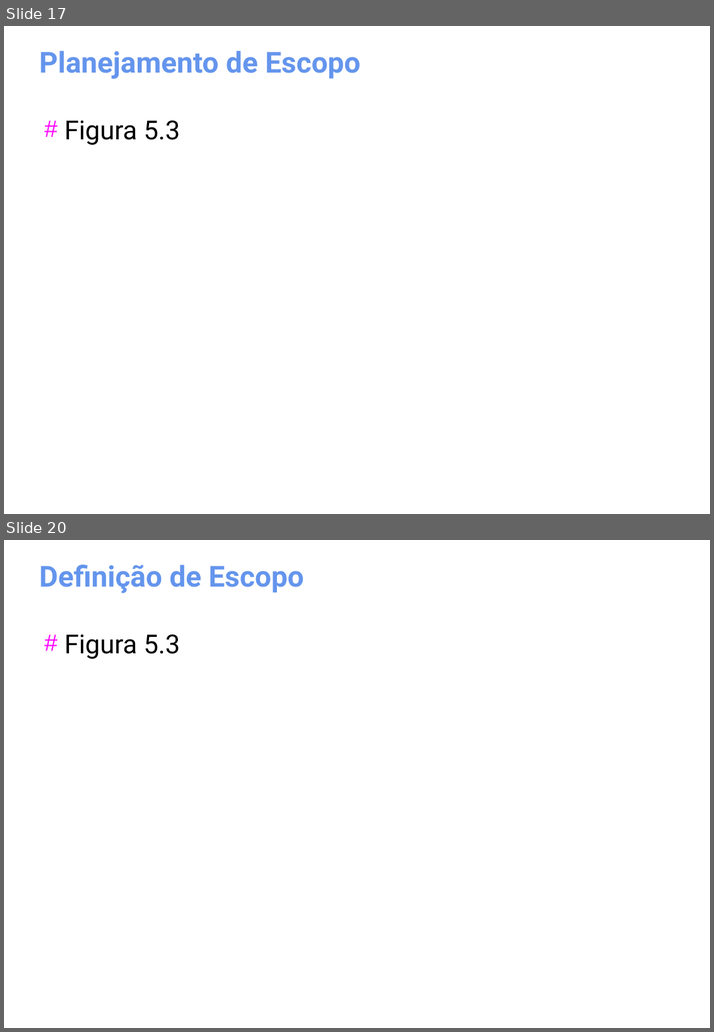
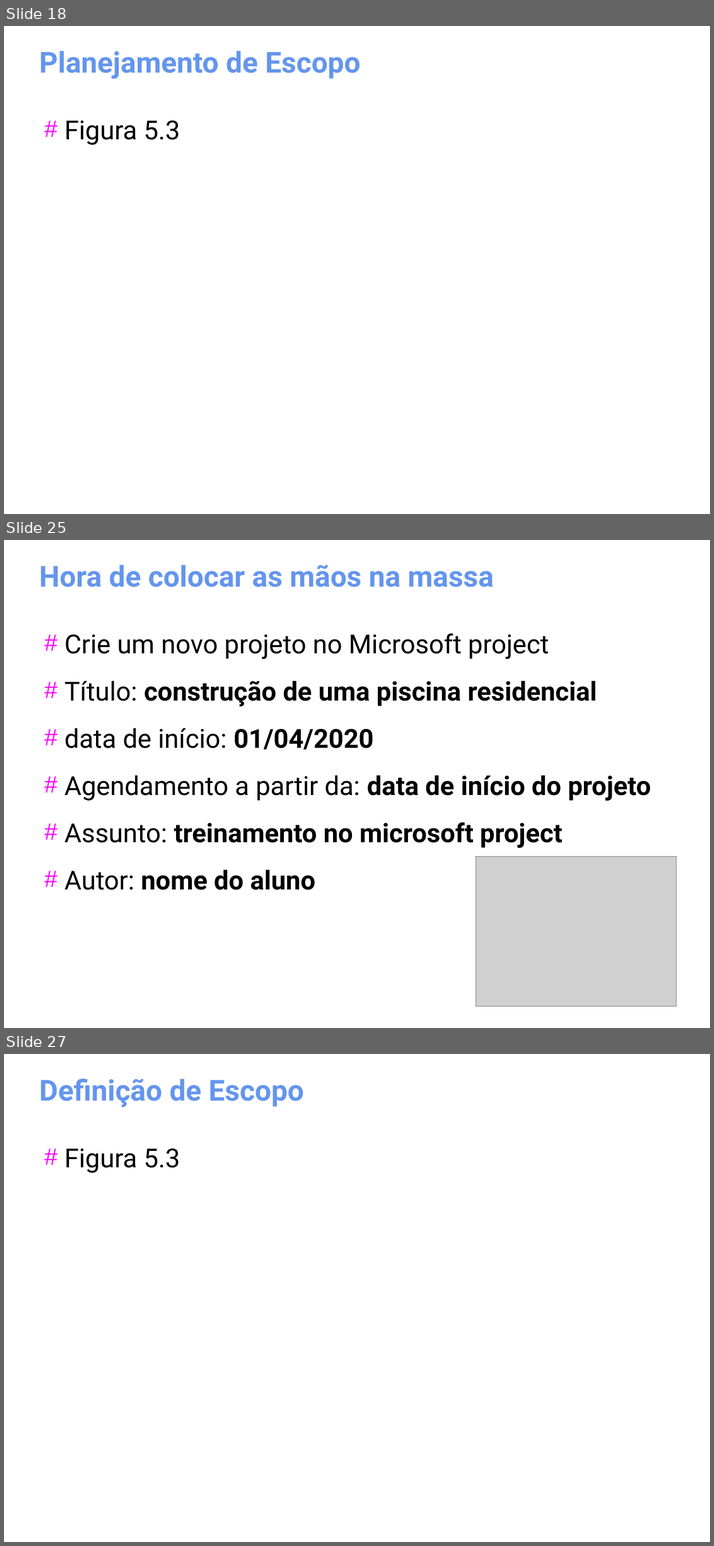
Before and after one commit to gomesluiz/gestao-de-projetos, a slide deck: aulas/project-aula-01.odp. Shown one above the other, each under a label of ours: slides 17 and 20 before the commit, slides 18, 25 and 27 after it; the slides between them are not shown. The pictures are 714x1032 and 714x1546 pixels, drawn with LibreOffice and Linux fonts; fonts in the diff are those of the drawing; grey boxes stand for pictures. Boxes give left, top, right and bottom in pixels: in the first picture for what was removed or moved away, otherwise in the second. Text is boxed around its words. In the diff, an @@ line names an element or a change of style, - is before the commit and + after.

```diff
--- a/aulas/project-aula-01.odp
+++ b/aulas/project-aula-01.odp
@@ slide 25 added at [4, 540, 710, 1028], background #FFFFFF @@
@@ title added at [39, 565, 494, 587], 32 pt, text #6495ED, bold @@
+Hora de colocar as mãos na massa
@@ text added at [64, 633, 651, 890], 29 pt, text #000000, bold @@
+# Crie um novo projeto no Microsoft project
+# Título: construção de uma piscina residencial
+# data de início: 01/04/2020
+# Agendamento a partir da: data de início do projeto
+# Assunto: treinamento no microsoft project
+# Autor: nome do aluno
@@ picture added at [475, 856, 675, 1006] @@
@@ what was slide 17 is now slide 18 @@
@@ what was slide 20 is now slide 27 @@
```
Also in this commit, not shown: 10 slides changed, 13 other slides added, 1 slide removed.
